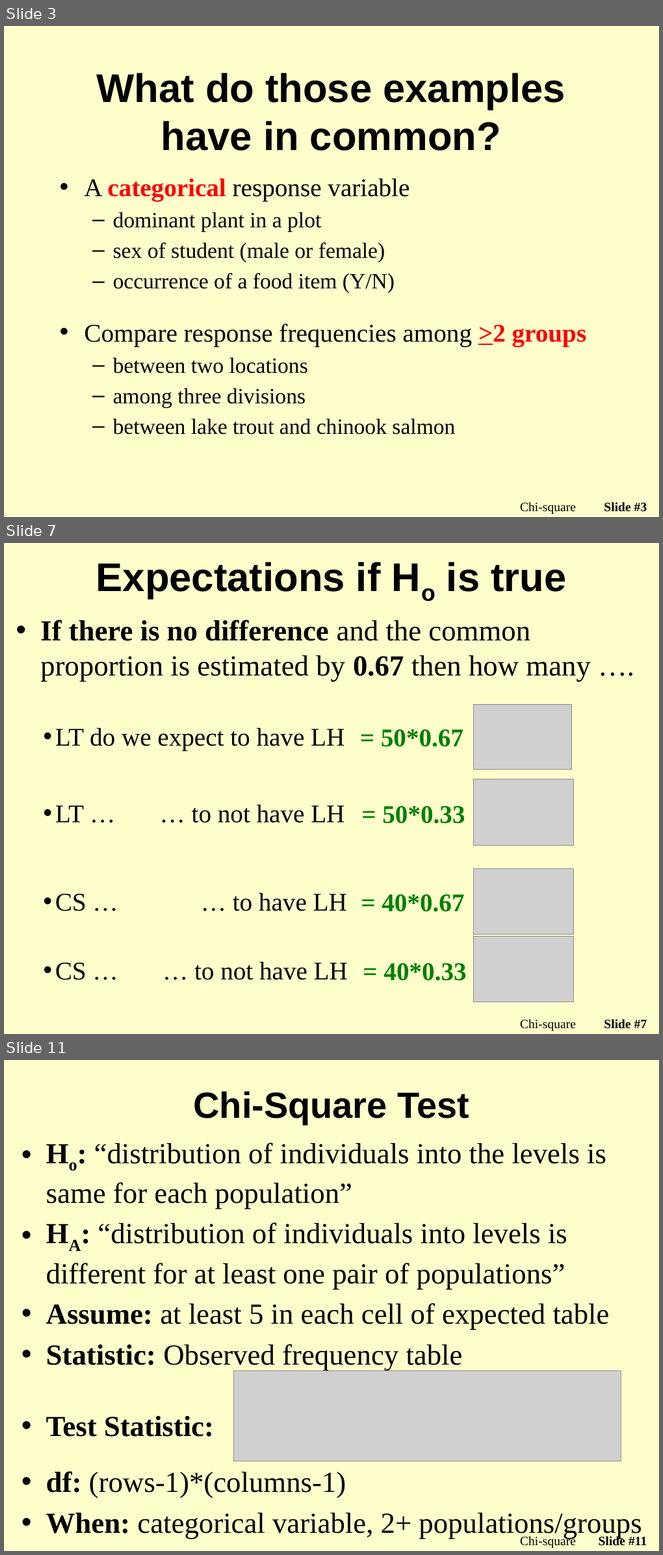
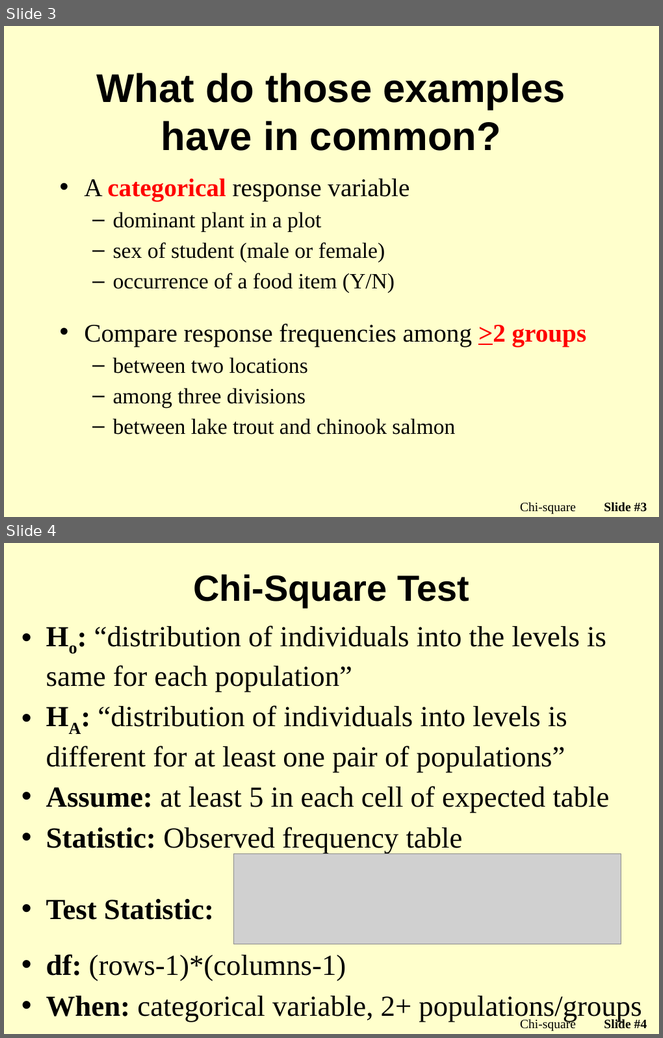
Before and after one commit to droglenc/NCMTH107, a slide deck: modules/Chi_Square/PPT2.pptx. Shown one above the other, each under a label of ours: slides 3, 7 and 11 before the commit, slides 3 and 4 after it; the slides between them are not shown. The pictures are 663x1555 and 663x1038 pixels, drawn with LibreOffice and Linux fonts; fonts in the diff are those of the drawing; grey boxes stand for pictures; background and template pictures are left out. Boxes give left, top, right and bottom in pixels: in the first picture for what was removed or moved away, otherwise in the second. Text is boxed around its words. In the diff, an @@ line names an element or a change of style, - is before the commit and + after.

```diff
--- a/modules/Chi_Square/PPT2.pptx
+++ b/modules/Chi_Square/PPT2.pptx
@@ slide 7 removed at [4, 543, 659, 1034], background picture (left out) @@
@@ title removed at [96, 562, 566, 598] @@
-Expectations if Ho is true
@@ text removed at [40, 620, 591, 681] @@
-• If there is no difference and the common proportion is estimated by 0.67 then how many ….
@@ picture removed at [474, 705, 572, 770] @@
@@ text removed at [55, 728, 345, 751] @@
-• LT do we expect to have LH
@@ text removed at [381, 730, 464, 747] @@
-= 50*0.67
@@ picture removed at [474, 780, 574, 846] @@
@@ text removed at [55, 804, 345, 823] @@
-• LT … … to not have LH
@@ text removed at [382, 806, 465, 824] @@
-= 50*0.33
@@ picture removed at [474, 869, 574, 935] @@
@@ text removed at [55, 893, 347, 912] @@
-• CS … … to have LH
@@ text removed at [382, 895, 464, 912] @@
-= 40*0.67
@@ picture removed at [474, 936, 574, 1003] @@
@@ text removed at [55, 962, 348, 980] @@
-• CS … … to not have LH
@@ text removed at [384, 964, 466, 981] @@
-= 40*0.33
@@ text removed at [520, 1019, 576, 1032] @@
-Chi-square
@@ page number removed at [604, 1019, 648, 1029] @@
-Slide #7
@@ what was slide 11 is now slide 4 @@
@@ page number at [604, 1019, 648, 1029]: text changed @@
-Slide #11
+Slide #4
```
Also in this commit, not shown: 7 other slides removed, 2 other files.
